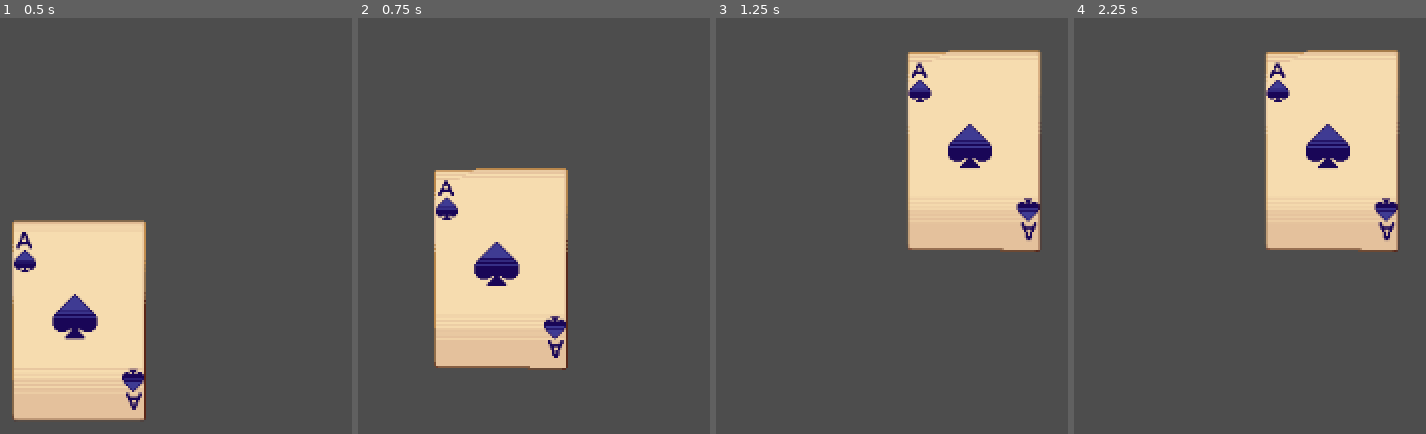
Above: before the commit, frames 1-4 (left to right).
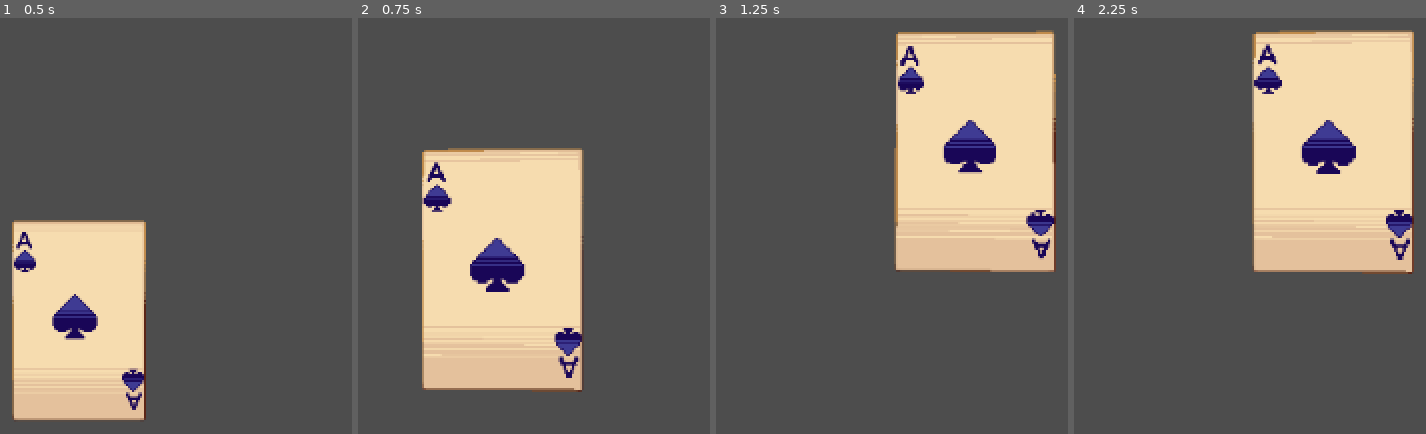
Above: after the commit, the same moments.

Repository: woliveira82/godot-card-game-effects
Game: Godot game, scene res://scenes/table.tscn
Same seed, same stepped clock (60 frames per second), same inputs: the game is played once before the commit and once after it.
Inputs (mouse positions are in pixels of both pictures, inside the frame that each line leads up to):
- Up to frame 1 (0.5 s): no input
- Up to frame 2 (0.75 s): tap Enter at 0.5 s; drag from (435, 321) to (611, 146) at 0.52 s
- Up to frame 3 (1.25 s): no input
- Up to frame 4 (2.25 s): tap Space at 1.25 s; drag from (outside the picture) to (outside the picture) at 1.27 s; tap Enter at 2 s; move the mouse to (1327, 146) at 2.02 s; click (1327, 146) at 2.17 s

Frame 1 is identical in both runs. In frame 2, 11% of the frame differs, in the area x 18-65%, y 31-90%; in frame 3, 11%; in frame 4, 11%, in the area x 50-97%, y 2-62%.

Commit message:
feat: add card hover tween

Diff:
--- a/scenes/card/card.gd
+++ b/scenes/card/card.gd
@@ -7,14 +7,15 @@
 
 var tween_rot: Tween
 var tween_handle: Tween
+var tween_hover: Tween
 
 
 @onready var card_texture = $CardTexture
 
 
-func _process(_delta):
+func _process(delta):
 	if mouse_hover: _rotate_card()
-	if mouse_drag: _drag_card()
+	if mouse_drag: _drag_card(delta)
 
 
 func _rotate_card():
@@ -40,7 +41,7 @@
 	tween_rot.tween_property(card_texture.material, "shader_parameter/y_rot", 0.0, 0.5)
 
 
-func _drag_card():
+func _drag_card(delta):
 	var mouse_pos: Vector2 = get_global_mouse_position()
 	global_position = mouse_pos
 
@@ -48,13 +49,32 @@
 func _on_gui_input(event: InputEvent):
 	if not event is InputEventMouseButton: return
 	if event.button_index != MOUSE_BUTTON_LEFT: return
-	mouse_drag = event.is_pressed()
+	if event.is_pressed():
+		mouse_drag = true
+	else:
+		mouse_drag = false
+
+
+
+func _scale_up_tween():
+	tween_hover = create_tween().set_ease(Tween.EASE_OUT).set_trans(Tween.TRANS_ELASTIC)
+	tween_hover.tween_property(self, "scale", Vector2(1.2, 1.2), 0.5)
+
+
+func _scale_down_tween():
+	if tween_hover and tween_hover.is_running():
+		tween_hover.kill()
+
+	tween_hover = create_tween().set_ease(Tween.EASE_OUT).set_trans(Tween.TRANS_ELASTIC)
+	tween_hover.tween_property(self, "scale", Vector2.ONE, 0.55)
 
 
 func _on_mouse_entered():
 	mouse_hover = true
+	_scale_up_tween()
 
 
 func _on_mouse_exited():
 	mouse_hover = false
+	_scale_down_tween()
 	_rotate_card_back()
